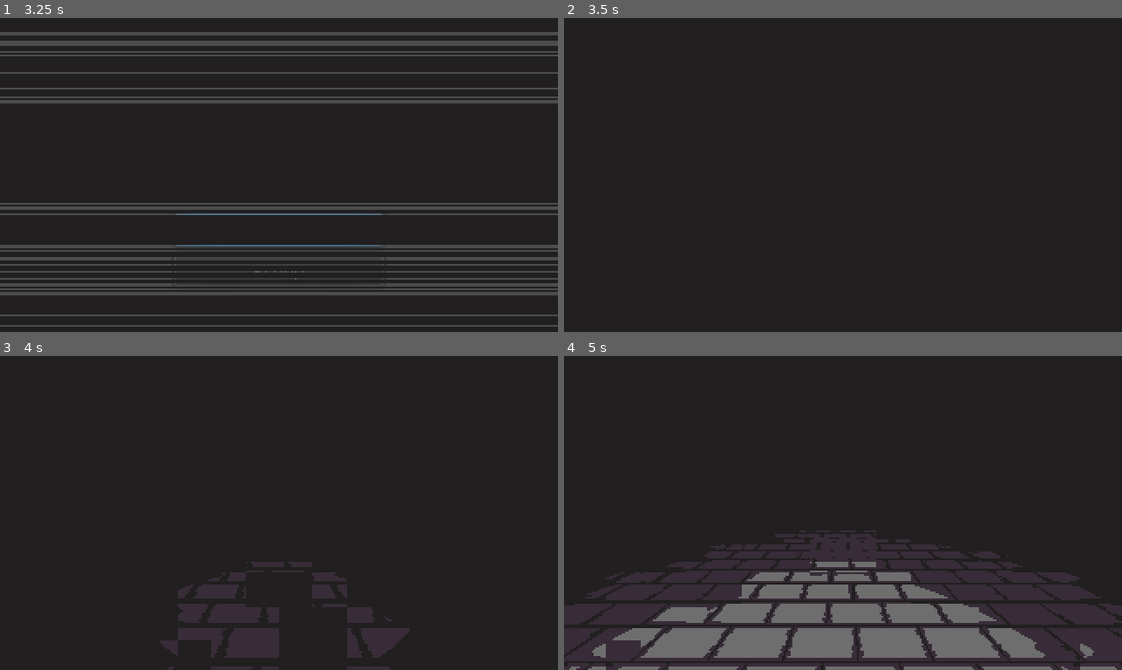
Above: before the commit, frames 1-4 (two rows, left to right).
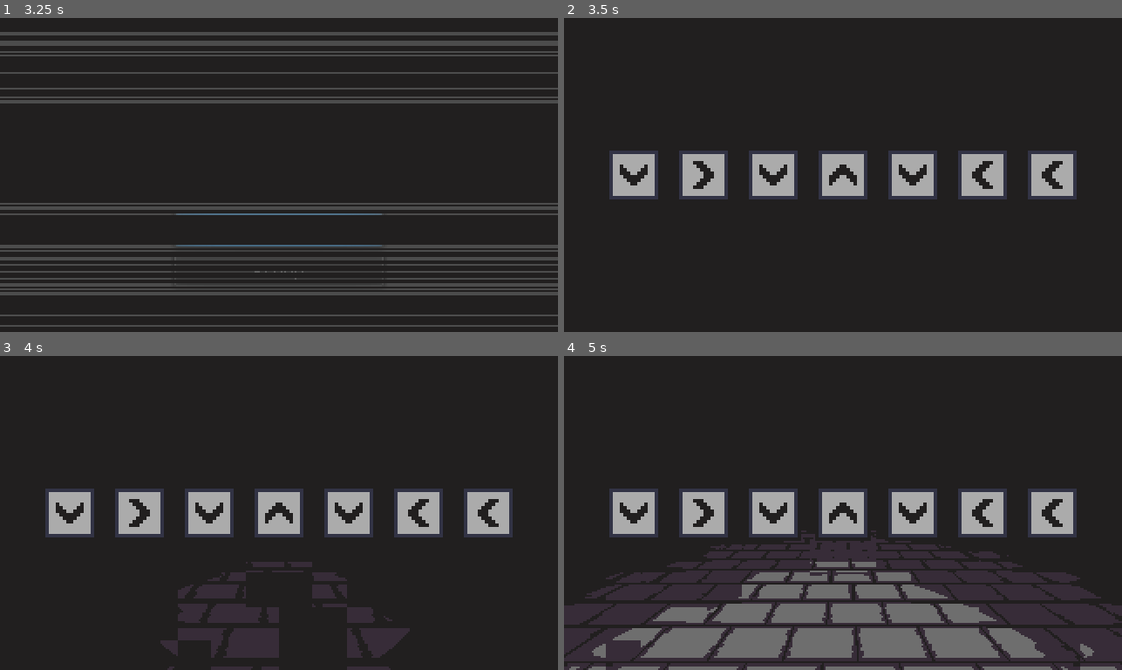
Above: after the commit, the same moments.

Repository: Kapendev/monologos
Game: Godot game, scene res://src/Main.tscn
The game is run twice, just before and just after one commit, with the same random seed, the same clock (stepped at 60 frames per second) and the same inputs.
Inputs:
- Up to frame 1 (3.25 s): click "Play" at 2 s
- Up to frame 2 (3.5 s): no input
- Up to frame 3 (4 s): no input
- Up to frame 4 (5 s): no input

Frame 1 is identical in both runs. In frame 2, 8.4% of the frame differs, in the area x 8-92%, y 42-58%; in frame 3, 8.4%; in frame 4, 8.4%, in the area x 8-92%, y 42-59%.

Commit message:
added arrow keys

Diff:
--- a/src/Lib.gd
+++ b/src/Lib.gd
@@ -42,6 +42,11 @@
 		ap = actor.ap
 		moves = actor.moves
 		info = actor.info
+
+	func swap_with(actor: Actor) -> void:
+		var temp := Actor.new(type, hp, ap, moves, info)
+		change_with(actor)
+		actor.change_with(temp)
 
 class Grid:
 	var width: int
--- a/src/gameplay/GameLevel.gd
+++ b/src/gameplay/GameLevel.gd
@@ -92,3 +92,5 @@
 		game_map.set_map_visibility(not is_map_visible, anim_time)
 		ui_turn_counter.set_counter_visibility(not is_map_visible, anim_time)
 		ui_map.set_map_visibility(is_map_visible, anim_time)
+		if is_map_visible:
+			ui_turn_counter.add()
--- a/src/gameplay/GameLevel.tscn
+++ b/src/gameplay/GameLevel.tscn
@@ -6,6 +6,7 @@
 [ext_resource path="res://src/gameplay/GameLevel.gd" type="Script" id=4]
 [ext_resource path="res://src/ui/ToolButtons.tscn" type="PackedScene" id=5]
 [ext_resource path="res://src/ui/UiCounter.tscn" type="PackedScene" id=6]
+[ext_resource path="res://src/ui/QteScreen.tscn" type="PackedScene" id=7]
 
 [node name="GameLevel" type="Node"]
 script = ExtResource( 4 )
@@ -14,14 +15,12 @@
 
 [node name="MoveButtons" parent="." instance=ExtResource( 3 )]
 visible = false
-mouse_filter = 2
 
 [node name="ToolButtons" parent="." instance=ExtResource( 5 )]
 visible = false
-mouse_filter = 2
 
 [node name="UiMap" parent="." instance=ExtResource( 1 )]
-mouse_filter = 2
 
 [node name="UiTurnCounter" parent="." instance=ExtResource( 6 )]
-mouse_filter = 2
+
+[node name="QteScreen" parent="." instance=ExtResource( 7 )]
--- a/src/ui/MoveButtons.tscn
+++ b/src/ui/MoveButtons.tscn
@@ -6,11 +6,13 @@
 [node name="MoveButtons" type="Control"]
 anchor_right = 1.0
 anchor_bottom = 1.0
+mouse_filter = 2
 script = ExtResource( 2 )
 
 [node name="HBoxContainer" type="HBoxContainer" parent="."]
 anchor_right = 1.0
 anchor_bottom = 1.0
+mouse_filter = 2
 alignment = 1
 
 [node name="SpinLeftButton" parent="HBoxContainer" instance=ExtResource( 1 )]
--- /dev/null
+++ b/src/ui/QteScreen.gd
@@ -0,0 +1,4 @@
+extends Control
+
+func _ready():
+	print(name, ": add things here")
--- /dev/null
+++ b/src/ui/QteScreen.tscn
@@ -0,0 +1,84 @@
+[gd_scene load_steps=4 format=2]
+
+[ext_resource path="res://assets/sprites/arrowkey1.png" type="Texture" id=1]
+[ext_resource path="res://assets/sprites/arrowkey2.png" type="Texture" id=2]
+[ext_resource path="res://src/ui/QteScreen.gd" type="Script" id=3]
+
+[node name="QteScreen" type="Control"]
+anchor_right = 1.0
+anchor_bottom = 1.0
+mouse_filter = 2
+script = ExtResource( 3 )
+
+[node name="HBoxContainer" type="HBoxContainer" parent="."]
+anchor_left = 0.5
+anchor_top = 0.5
+anchor_right = 0.5
+anchor_bottom = 0.5
+margin_left = -160.0
+margin_top = -90.0
+margin_right = 160.0
+margin_bottom = 90.0
+rect_scale = Vector2( 2, 2 )
+rect_pivot_offset = Vector2( 160, 90 )
+mouse_filter = 2
+alignment = 1
+
+[node name="Arrow1" type="TextureRect" parent="HBoxContainer"]
+margin_left = 92.0
+margin_right = 108.0
+margin_bottom = 180.0
+mouse_filter = 2
+texture = ExtResource( 1 )
+stretch_mode = 4
+
+[node name="Arrow2" type="TextureRect" parent="HBoxContainer"]
+margin_left = 112.0
+margin_right = 128.0
+margin_bottom = 180.0
+mouse_filter = 2
+texture = ExtResource( 2 )
+stretch_mode = 4
+
+[node name="Arrow3" type="TextureRect" parent="HBoxContainer"]
+margin_left = 132.0
+margin_right = 148.0
+margin_bottom = 180.0
+mouse_filter = 2
+texture = ExtResource( 1 )
+stretch_mode = 4
+
+[node name="Arrow4" type="TextureRect" parent="HBoxContainer"]
+margin_left = 152.0
+margin_right = 168.0
+margin_bottom = 180.0
+mouse_filter = 2
+texture = ExtResource( 1 )
+stretch_mode = 4
+flip_v = true
+
+[node name="Arrow5" type="TextureRect" parent="HBoxContainer"]
+margin_left = 172.0
+margin_right = 188.0
+margin_bottom = 180.0
+mouse_filter = 2
+texture = ExtResource( 1 )
+stretch_mode = 4
+
+[node name="Arrow6" type="TextureRect" parent="HBoxContainer"]
+margin_left = 192.0
+margin_right = 208.0
+margin_bottom = 180.0
+mouse_filter = 2
+texture = ExtResource( 2 )
+stretch_mode = 4
+flip_h = true
+
+[node name="Arrow7" type="TextureRect" parent="HBoxContainer"]
+margin_left = 212.0
+margin_right = 228.0
+margin_bottom = 180.0
+mouse_filter = 2
+texture = ExtResource( 2 )
+stretch_mode = 4
+flip_h = true
--- a/src/ui/ToolButtons.tscn
+++ b/src/ui/ToolButtons.tscn
@@ -6,6 +6,7 @@
 [node name="ToolButtons" type="Control"]
 anchor_right = 1.0
 anchor_bottom = 1.0
+mouse_filter = 2
 script = ExtResource( 2 )
 
 [node name="HBoxContainer" type="HBoxContainer" parent="."]
@@ -16,6 +17,7 @@
 margin_left = -52.0
 margin_top = -33.0
 margin_right = 52.0
+mouse_filter = 2
 alignment = 1
 
 [node name="MapButton" parent="HBoxContainer" instance=ExtResource( 1 )]
--- a/src/ui/UiCounter.tscn
+++ b/src/ui/UiCounter.tscn
@@ -6,6 +6,7 @@
 [node name="UiCounter" type="Control"]
 anchor_right = 1.0
 anchor_bottom = 1.0
+mouse_filter = 2
 script = ExtResource( 1 )
 
 [node name="Label" type="Label" parent="."]
--- a/src/ui/UiMap.tscn
+++ b/src/ui/UiMap.tscn
@@ -7,6 +7,7 @@
 anchor_top = 0.5
 anchor_right = 0.5
 anchor_bottom = 0.5
+mouse_filter = 2
 script = ExtResource( 1 )
 
 [node name="Tween" type="Tween" parent="."]
Binary file added: assets/sprites/arrowkey1.png
Not shown, added: assets/sprites/arrowkey1.png.import
Binary file added: assets/sprites/arrowkey2.png
Not shown, added: assets/sprites/arrowkey2.png.import
Not shown: 1 places in src/gameplay/GameLevel.tscn that only renumber resources
